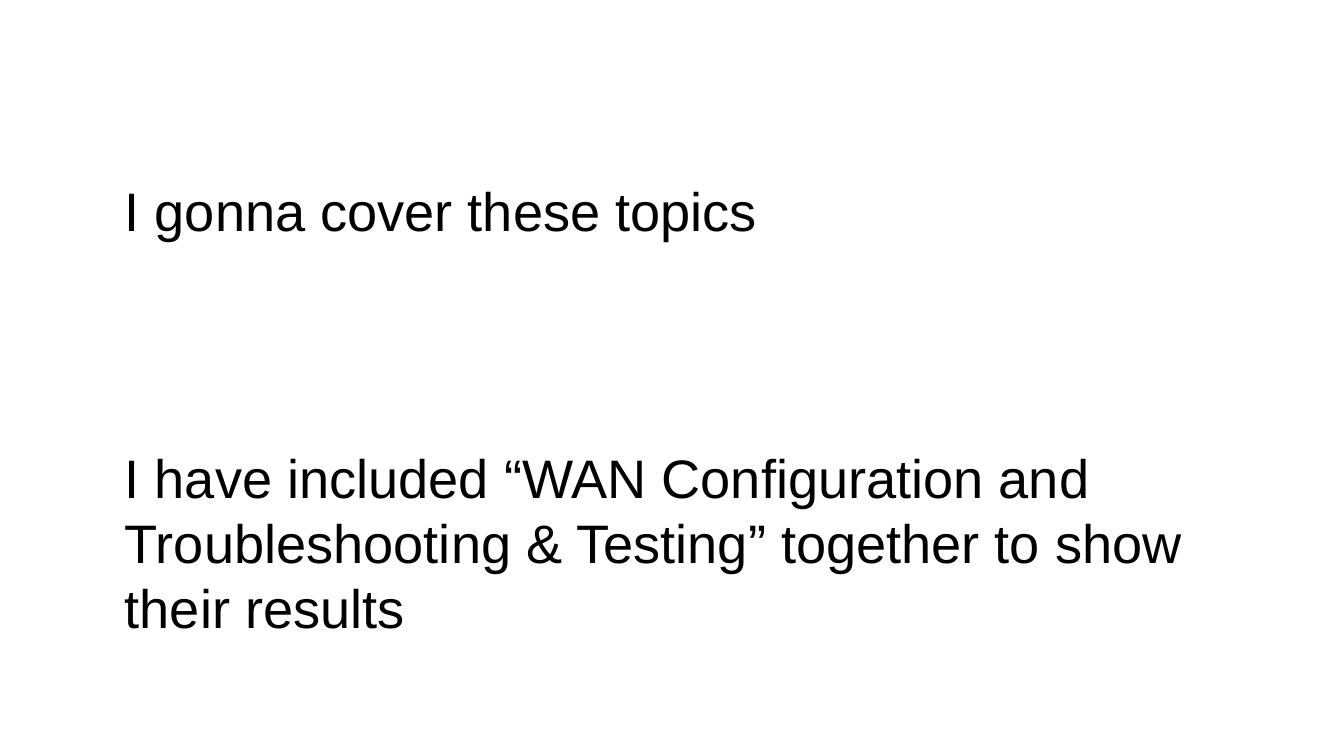
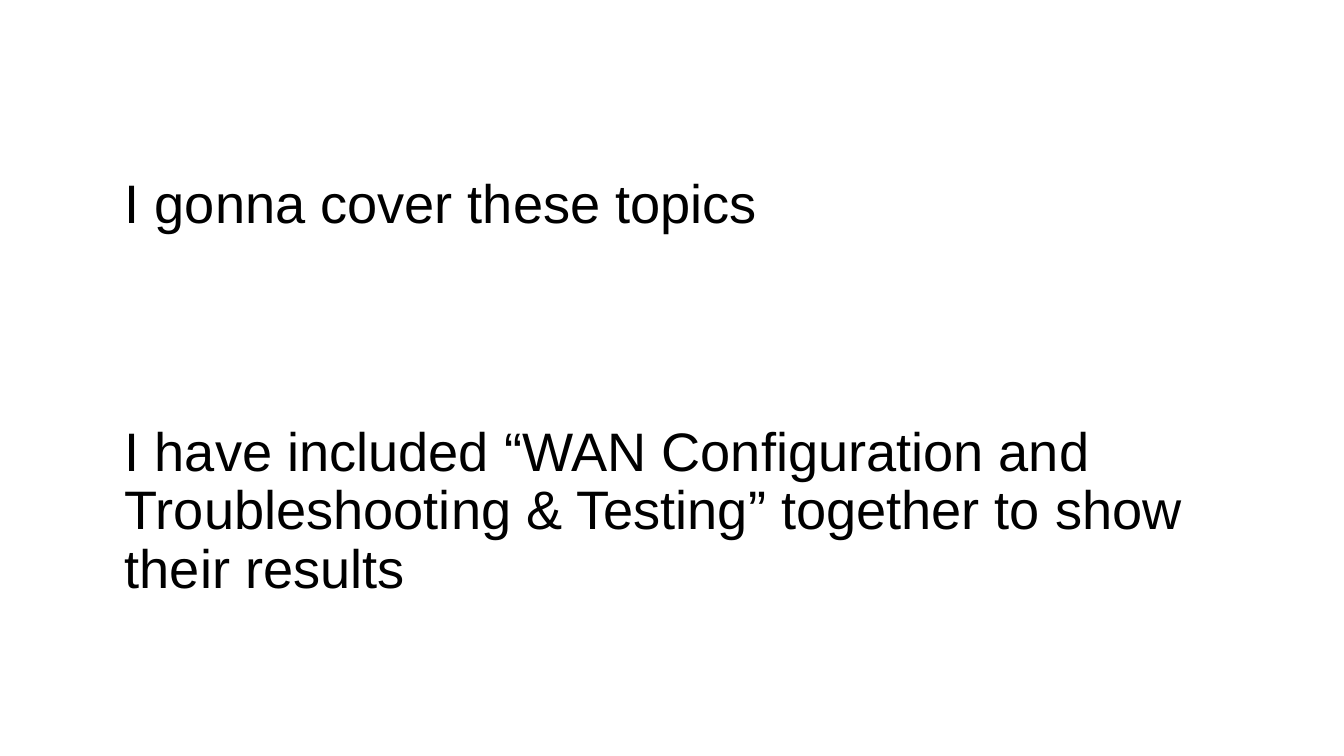
Before and after one commit to Advanced-Diploma-of-IT-Tel-Network-Eng/Assessments, a slide deck: slide 9 of TERM1-BLOCK1/2-ICTNWK541-Configure_Verify_Troubleshoot_WAN_links-IP_services/Assessmet_Task2/Task2/PacketTracer/guide-presentation.pptx. Drawn at 1344x756 pixels with LibreOffice and Linux fonts; fonts in the diff are those of the drawing. Boxes give left, top, right and bottom in pixels: in the first picture for what was removed or moved away, otherwise in the second. Text is boxed around its words. In the diff, an @@ line names an element or a change of style, - is before the commit and + after.

Commit message:
presentation updated

```diff
--- a/TERM1-BLOCK1/2-ICTNWK541-Configure_Verify_Troubleshoot_WAN_links-IP_services/Assessmet_Task2/Task2/PacketTracer/guide-presentation.pptx
+++ b/TERM1-BLOCK1/2-ICTNWK541-Configure_Verify_Troubleshoot_WAN_links-IP_services/Assessmet_Task2/Task2/PacketTracer/guide-presentation.pptx
@@ text "I gonna cover these topics" at (125,183,1181,589): line spacing 1 to 0.9; indent changed @@
```
Also in this commit, not shown: 5 other slides changed, 1 slide added, 2 slides removed, 9 other files.
